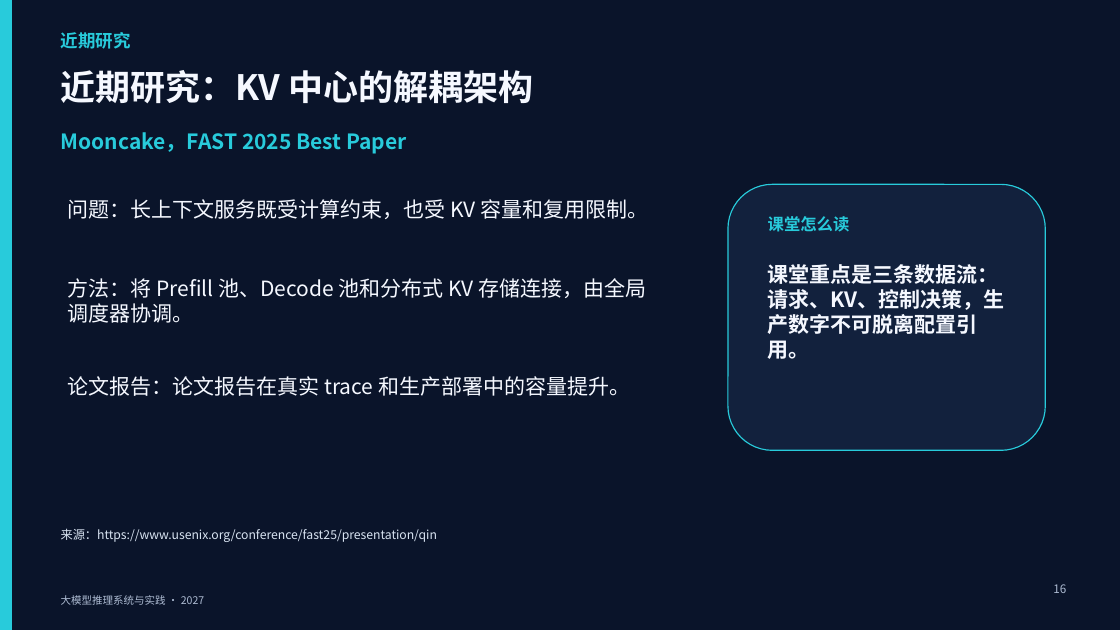
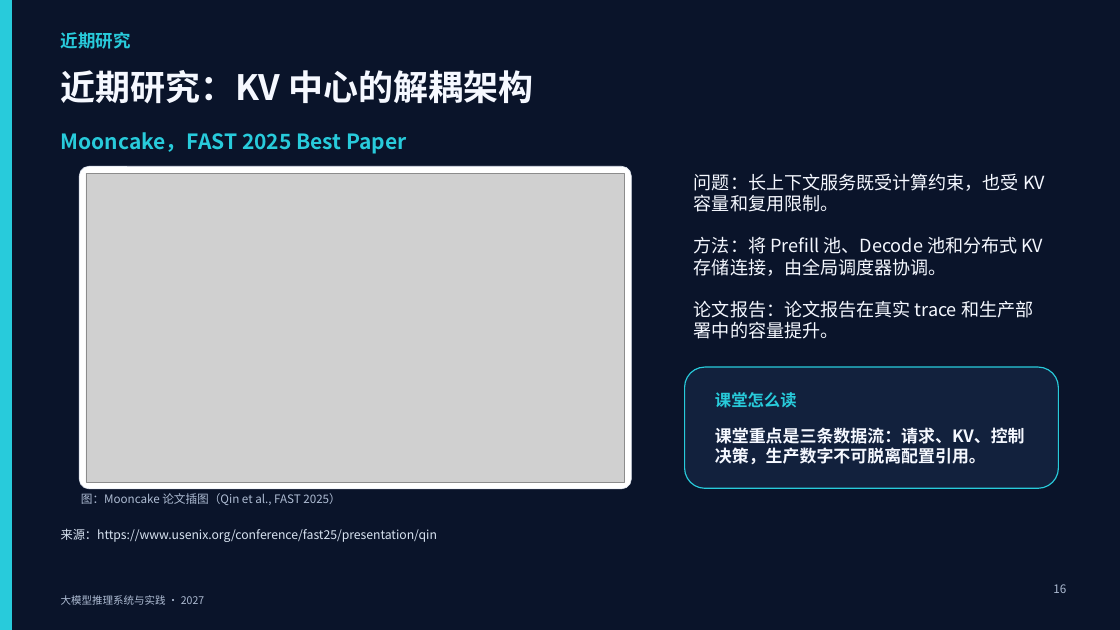
Before and after one commit to vLLM-HUST/intro-to-llm-inference-engines, a slide deck: slide 16 of build/slides/2027/lectures-8-pptx/第05讲_推理系统架构与代码阅读.pptx. Drawn at 1120x630 pixels with LibreOffice and Linux fonts; fonts in the diff are those of the drawing; grey boxes stand for pictures. Boxes give left, top, right and bottom in pixels: in the first picture for what was removed or moved away, otherwise in the second. Text is boxed around its words. In the diff, an @@ line names an element or a change of style, - is before the commit and + after.

```diff
--- a/build/slides/2027/lectures-8-pptx/第05讲_推理系统架构与代码阅读.pptx
+++ b/build/slides/2027/lectures-8-pptx/第05讲_推理系统架构与代码阅读.pptx
@@ rounded rectangle added at (79,166,631,489), fill #FFFFFF, outline #DDE3EE 0.5 pt @@
@@ picture added at (86,173,624,482) @@
@@ text "问题：长上下文服务既受计算约束，也受 KV 容量和复用限制。": place and size @@
-text "问题：长上下文服务既受计算约束，也受 KV 容量和复用限制。" at (68,199,648,219)
+text "问题：长上下文服务既受计算约束，也受 KV 容量和复用限制。" at (694,173,1045,212)
@@ text "方法：将 Prefill 池、Decode 池和分布式 KV ...": place and size @@
-text "方法：将 Prefill 池、Decode 池和分布式 KV ..." at (68,278,647,323)
+text "方法：将 Prefill 池、Decode 池和分布式 KV ..." at (694,236,1043,276)
@@ size 18 to 15.5 pt in 3 elements at (694,173,1045,212), (694,236,1043,276), (694,300,1033,339) @@
@@ text "论文报告：论文报告在真实 trace 和生产部署中的容量提升。": place and size @@
-text "论文报告：论文报告在真实 trace 和生产部署中的容量提升。" at (68,376,630,396)
+text "论文报告：论文报告在真实 trace 和生产部署中的容量提升。" at (694,300,1033,339)
@@ rounded rectangle: place and size @@
-rounded rectangle at (728,184,1046,450)
+rounded rectangle at (685,367,1059,488)
@@ text "课堂怎么读": place and size @@
-text "课堂怎么读" at (768,216,850,232)
+text "课堂怎么读" at (715,392,797,408)
@@ text "课堂重点是三条数据流：请求、KV、控制决策，生产数字不可脱离配置引用。": place and size @@
-text "课堂重点是三条数据流：请求、KV、控制决策，生产数字不可脱离配置引用。" at (768,264,1005,334)
+text "课堂重点是三条数据流：请求、KV、控制决策，生产数字不可脱离配置引用。" at (715,427,1025,464)
@@ text "课堂重点是三条数据流：请求、KV、控制决策，生产数字不可脱离配置引用。" at (715,427,1025,464): size 18 to 14.5 pt @@
@@ text added at (81,493,340,505), 10 pt, text #AEBCD3 @@
+图：Mooncake 论文插图（Qin et al., FAST 2025）
```
Also in this commit, not shown: 10 other slides changed, 5 other files.
